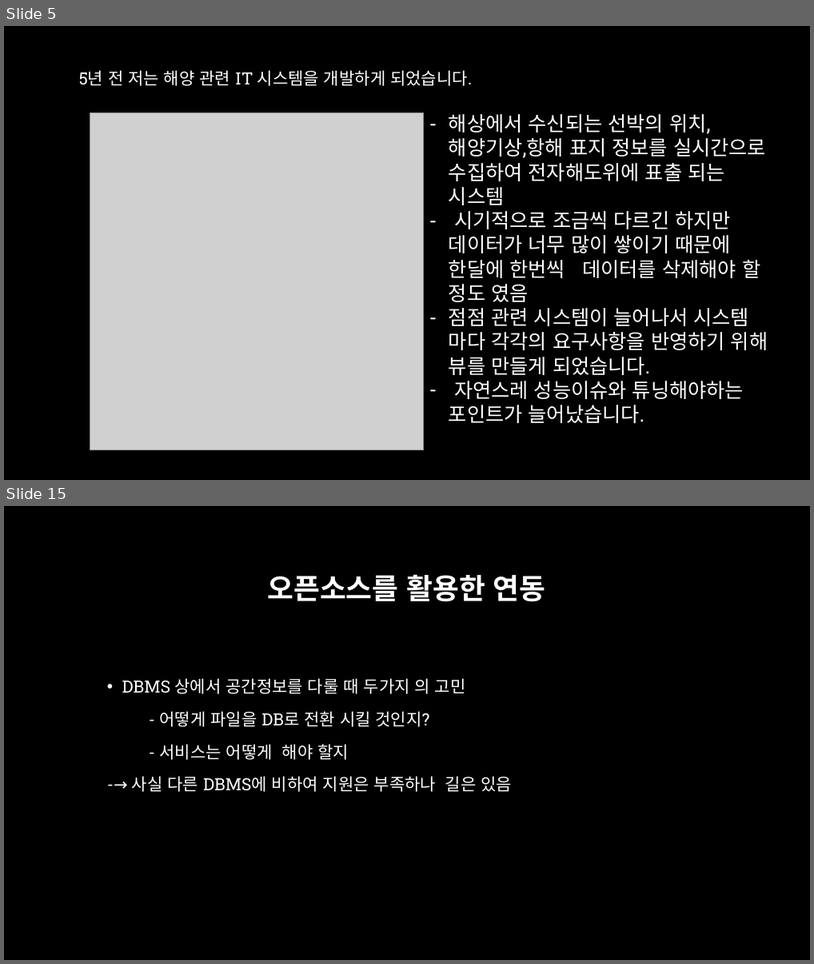
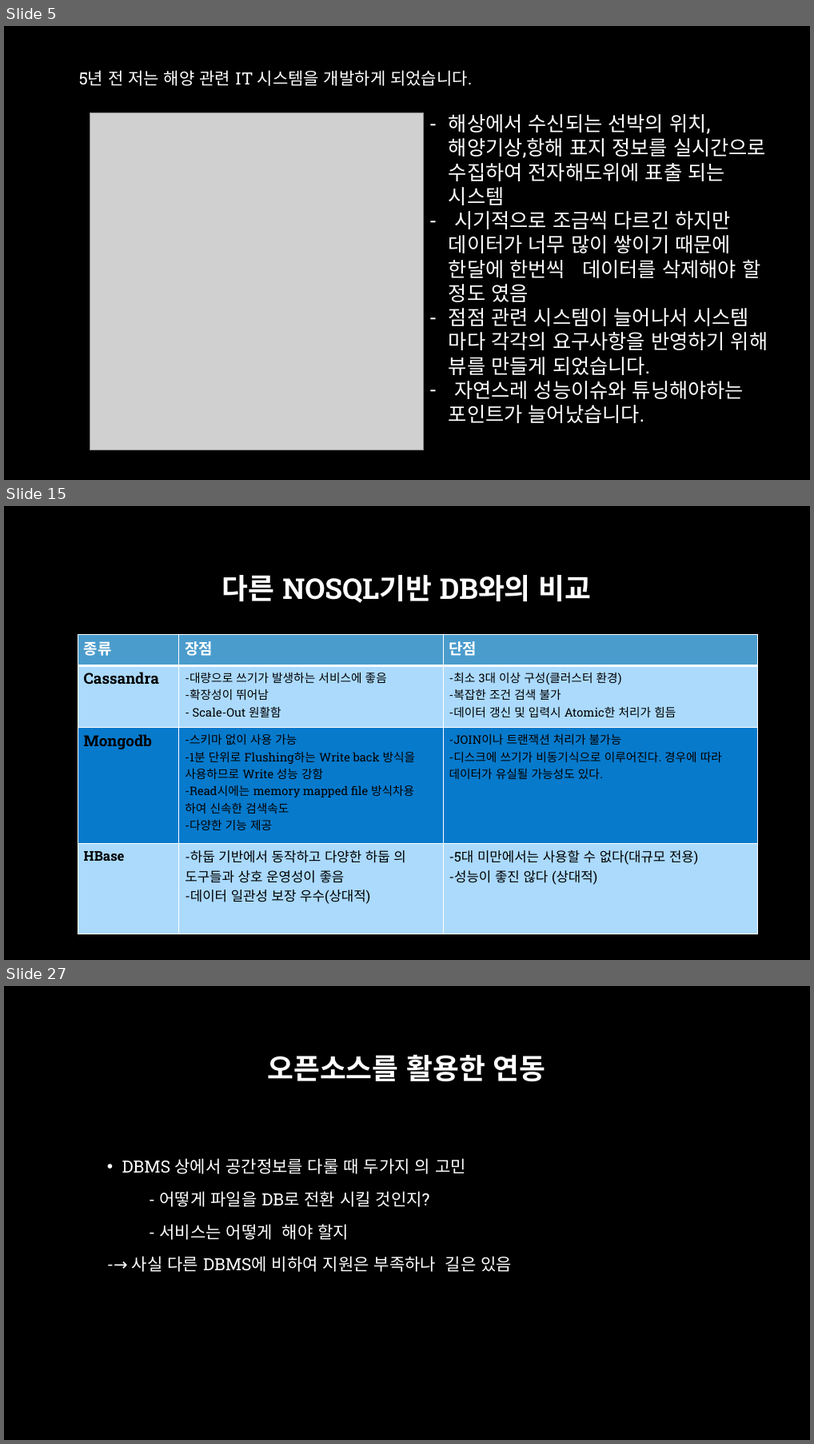
Before and after one commit to aliasgis/OSGEO, a slide deck: Mongodb 와 공간정보.pptx. Shown one above the other, each under a label of ours: slides 5 and 15 before the commit, slides 5, 15 and 27 after it; the slides between them are not shown. The pictures are 814x964 and 814x1444 pixels, drawn with LibreOffice and Linux fonts; fonts in the diff are those of the drawing; grey boxes stand for pictures; background and template pictures are left out. Boxes give left, top, right and bottom in pixels: in the first picture for what was removed or moved away, otherwise in the second. Text is boxed around its words. In the diff, an @@ line names an element or a change of style, - is before the commit and + after.

```diff
--- a/Mongodb 와 공간정보.pptx
+++ b/Mongodb 와 공간정보.pptx
@@ slide 15 added at bbox=[4, 506, 810, 960], background picture (left out) @@
@@ title added at bbox=[222, 575, 592, 603], 34 pt, text #FFFFFF, bold @@
+다른 NOSQL기반 DB와의 비교
@@ table added at bbox=[78, 634, 759, 934], 4 rows, 3 columns @@
+종류 | 장점 | 단점
+Cassandra | -대량으로 쓰기가 발생하는 서비스에 좋음 / -확장성이 뛰어남 - Scale-Out 원활함 | -최소 3대 이상 구성(클러스터 환경) -복잡한 조건 검색 불가 -데이터 갱신 및 입력시 Atomic한 처리가 힘듬
+Mongodb | -스키마 없이 사용 가능 / -1분 단위로 Flushing하는 Write back 방식을 사용하므로 Write 성능 강함 -Read시에는 memory mapped file 방식차용 하여 신속한 검색속도 -다양한 기능 제공 | -JOIN이나 트랜잭션 처리가 불가능 -디스크에 쓰기가 비동기식으로 이루어진다. 경우에 따라 데이터가 유실될 가능성도 있다.
+HBase | -하둡 기반에서 동작하고 다양한 하둡 의 도구들과 상호 운영성이 좋음 -데이터 일관성 보장 우수(상대적) | -5대 미만에서는 사용할 수 없다(대규모 전용) -성능이 좋진 않다 (상대적)
@@ what was slide 15 is now slide 27 @@
```
Also in this commit, not shown: 13 slides changed, 13 other slides added, 2 slides removed.
